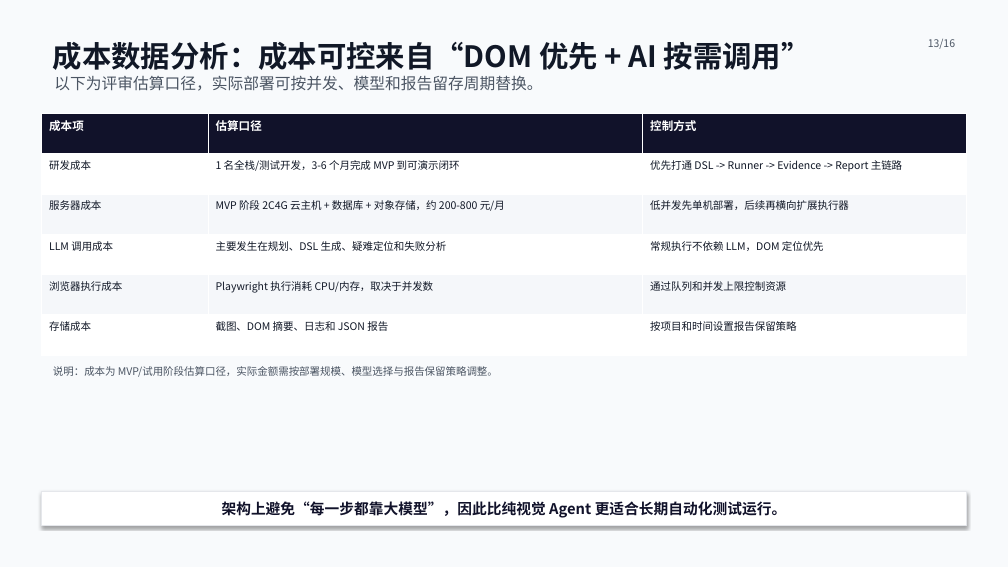
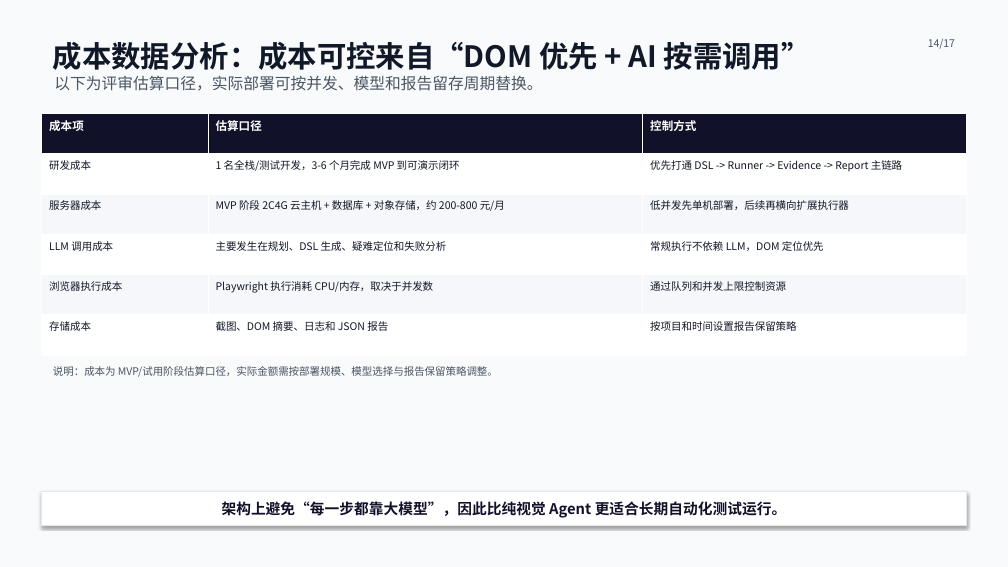
Before and after one commit to Asukadaisiki/AI_Web_Testing, a slide deck: slide 14 of decks/ai-web-testing-review/build/ai-web-testing-v4.pptx (slide 13 before the commit). Drawn at 1008x567 pixels with LibreOffice and Linux fonts; fonts in the diff are those of the drawing. Boxes give left, top, right and bottom in pixels: in the first picture for what was removed or moved away, otherwise in the second. Text is boxed around its words. In the diff, an @@ line names an element or a change of style, - is before the commit and + after.

```diff
--- a/decks/ai-web-testing-review/build/ai-web-testing-v4.pptx
+++ b/decks/ai-web-testing-review/build/ai-web-testing-v4.pptx
@@ text at (x1=928, y1=39, x2=955, y2=49): text changed @@
-13/16
+14/17
```
Also in this commit, not shown: 15 other slides changed, 1 slide added, 2 other files.
